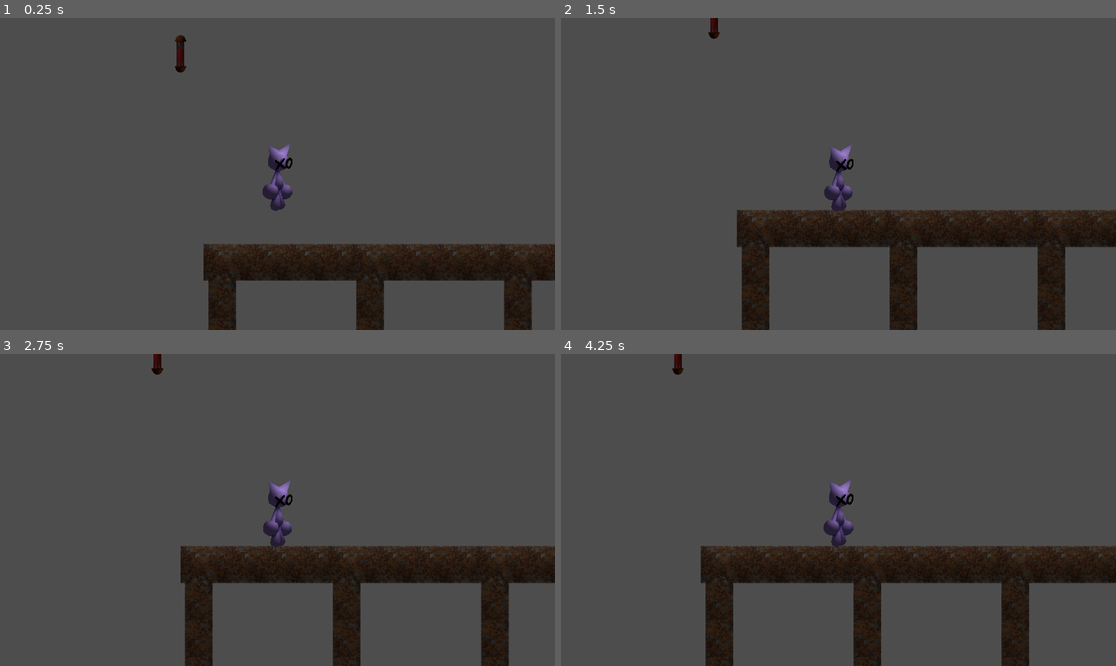
Above: before the commit, frames 1-4 (two rows, left to right).
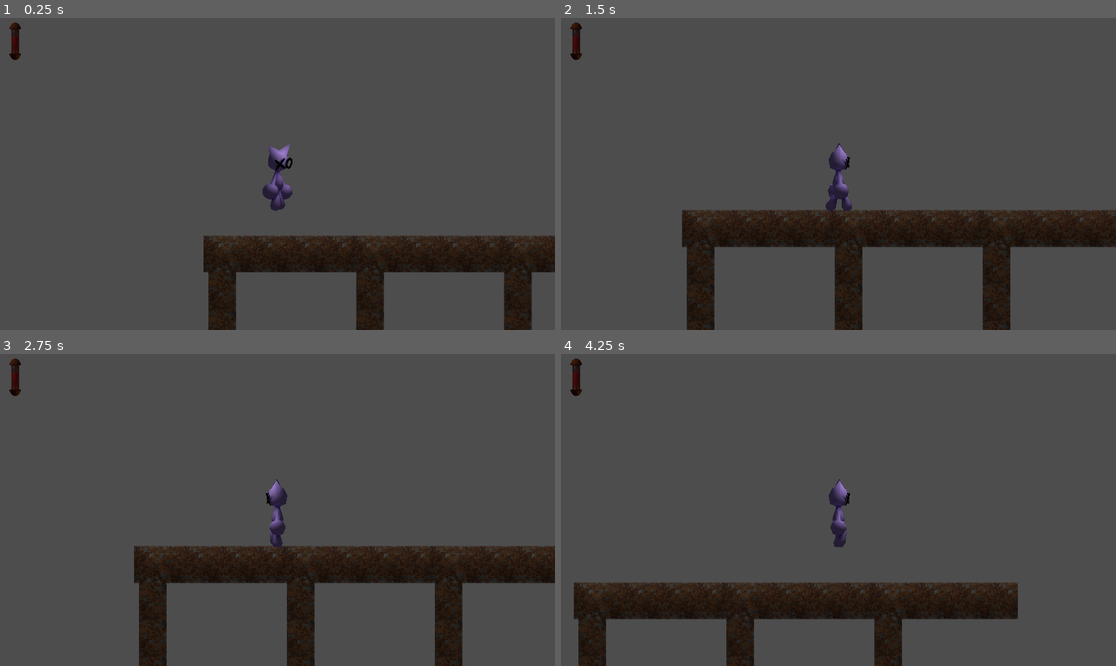
Above: after the commit, the same moments.

Repository: fonjik101/TicTacGo
Game: Godot game, scene res://Scenes/TestWorld.tscn
Same seed, same stepped clock (60 frames per second), same inputs: the game is played once before the commit and once after it. This scene is started directly instead of the project's main scene.
Inputs:
- Up to frame 1 (0.25 s): no input
- Up to frame 2 (1.5 s): hold D (move_right) from 0.53 s (still down); tap Space (jump) at 0.6, 0.77, 1.07, 1.35 s
- Up to frame 3 (2.75 s): tap Space (jump) at 1.52, 1.82, 2.1 s; release D (move_right) at 2.03 s; hold A (move_left) from 2.03 s (still down)
- Up to frame 4 (4.25 s): release A (move_left) at 2.78 s; hold D (move_right) from 2.78 s (still down); tap Space (jump) at 2.85, 3.02, 3.32, 3.6, 3.77, 4.07 s

The runs differ from the first frame. In frame 1, 3.9% of the frame differs, in the area x 1-100%, y 1-99%; in frame 2, 10%; in frame 3, 10%; in frame 4, 21%, in the area x 1-100%, y 0-100%.

Commit message:
(fonjik) tweaked movement script, added death check to TikkyStats.gd

Diff:
--- a/Scenes/TestWorld.tscn
+++ b/Scenes/TestWorld.tscn
@@ -3,7 +3,6 @@
 [ext_resource type="Script" uid="uid://buox5jsipgys6" path="res://Scripts/TerrainGeneration.gd" id="1_4snwc"]
 [ext_resource type="Texture2D" uid="uid://bp6vx3u062svt" path="res://Assets/Map/Placeholder Tiles.png" id="1_k2eo1"]
 [ext_resource type="PackedScene" uid="uid://d1uk2ejlaf103" path="res://Scenes/Tikky.tscn" id="2_se0eo"]
-[ext_resource type="PackedScene" uid="uid://droim33j12elh" path="res://Scenes/TikkyUI.tscn" id="4_ed2pg"]
 
 [sub_resource type="TileSetAtlasSource" id="TileSetAtlasSource_se0eo"]
 texture = ExtResource("1_k2eo1")
@@ -27,5 +26,6 @@
 script = ExtResource("1_4snwc")
 
 [node name="Tikky" parent="." unique_id=1861088401 instance=ExtResource("2_se0eo")]
-
-[node name="Control" parent="." unique_id=677814668 instance=ExtResource("4_ed2pg")]
+WalkSpeed = 600
+JumpHeight = 1200
+GravityMultiplier = 3.0
--- a/Scenes/Tikky.tscn
+++ b/Scenes/Tikky.tscn
@@ -24,6 +24,7 @@
 [ext_resource type="Texture2D" uid="uid://blm7h341htvy8" path="res://Assets/Animations/Walk/walk0009.png" id="18_uykpa"]
 [ext_resource type="Texture2D" uid="uid://rgejnln00tuo" path="res://Assets/Animations/Walk/walk0010.png" id="19_rokw7"]
 [ext_resource type="Texture2D" uid="uid://bspq3o5p7hivw" path="res://Assets/Animations/Walk/walk0011.png" id="20_6t2sq"]
+[ext_resource type="PackedScene" uid="uid://droim33j12elh" path="res://Scenes/TikkyUI.tscn" id="25_n0bui"]
 
 [sub_resource type="SpriteFrames" id="SpriteFrames_k4s1h"]
 animations = [{
@@ -178,7 +179,7 @@
 
 [node name="Sprite" type="AnimatedSprite2D" parent="." unique_id=1702675290]
 sprite_frames = SubResource("SpriteFrames_k4s1h")
-animation = &"idle"
+animation = &"fall"
 autoplay = "idle"
 
 [node name="Collision" type="CollisionShape2D" parent="." unique_id=1092983521]
@@ -191,3 +192,14 @@
 
 [node name="CameraAnimations" type="AnimationPlayer" parent="Camera" unique_id=718211122]
 libraries/ = SubResource("AnimationLibrary_w3eyb")
+
+[node name="Control" parent="." unique_id=677814668 instance=ExtResource("25_n0bui")]
+anchors_preset = 0
+anchor_right = 0.0
+anchor_bottom = 0.0
+offset_left = -1895.0
+offset_top = -1054.0
+offset_right = -1895.0
+offset_bottom = -1054.0
+grow_horizontal = 1
+grow_vertical = 1
--- a/Scenes/TikkyUI.tscn
+++ b/Scenes/TikkyUI.tscn
@@ -18,10 +18,8 @@
 anchors_preset = 15
 anchor_right = 1.0
 anchor_bottom = 1.0
-offset_left = 17.000002
-offset_top = 14.000003
-offset_right = -879.0
-offset_bottom = -810.0
+offset_right = 5760.0
+offset_bottom = 3240.0
 grow_horizontal = 2
 grow_vertical = 2
 scale = Vector2(0.25, 0.25)
--- a/Scripts/TikkyMovement.gd
+++ b/Scripts/TikkyMovement.gd
@@ -6,28 +6,29 @@
 
 @export var WalkSpeed = 200
 @export var JumpHeight = 200
-
+@export var GravityMultiplier = 1.2
 
 #АНДРЕЙ, ПОЖАЙЛУСТА НАПИШИ ТУТ КОД ДЛЯ ПЕРЕДВИЖЕНЯ, ХОТЯ БЫ САМЫЙ ПРОСТОЙ - фончи
+
 func _physics_process(delta: float) -> void:
-	# Add the gravity.
 	if not is_on_floor():
-		velocity += get_gravity() * delta
+		velocity += get_gravity() * delta * GravityMultiplier
 
-	# Handle jump.
 	if Input.is_action_just_pressed("jump") and is_on_floor():
-		velocity.y = JumpHeight
+		velocity.y = -JumpHeight
 
-	# Get the input direction and handle the movement/deceleration.
-	# As good practice, you should replace UI actions with custom gameplay actions.
 	var direction := Input.get_axis("move_left", "move_right")
 	if direction:
+		sprite.play("walk")
 		velocity.x = direction * WalkSpeed
 	else:
+		sprite.play("idle")
 		velocity.x = move_toward(velocity.x, 0, WalkSpeed)
 
+	if direction != 0:
+		sprite.flip_h = direction < 0
+
 	move_and_slide()
-
 
 func camera_shake(Intensity: int, ZoomSpeed: float):
 	#ПОДЛЕЖИТ ДАЛНЬЕЙШЕМУ ТЕСТИРОВАНИЮ - фончи
--- a/Scripts/TikkyStats.gd
+++ b/Scripts/TikkyStats.gd
@@ -7,3 +7,7 @@
 
 var Health = MaxHealth
 var Style = 0
+
+func _process(delta: float) -> void:
+	if Health <= 0:
+		get_tree().quit()
Not shown, changed: Assets/Tikky.blend.import
Not shown, changed: Assets/Tikky.blend
Not shown, changed: Assets/Tikky.blend1
